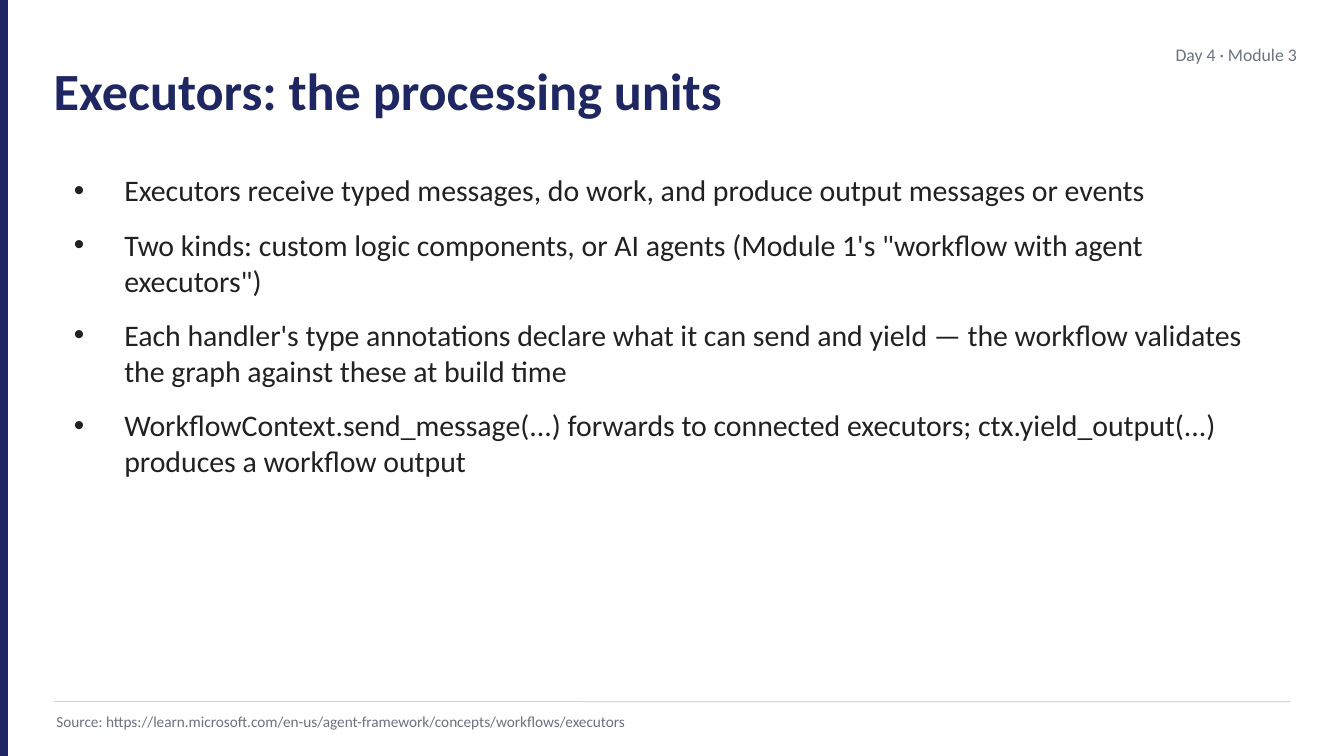
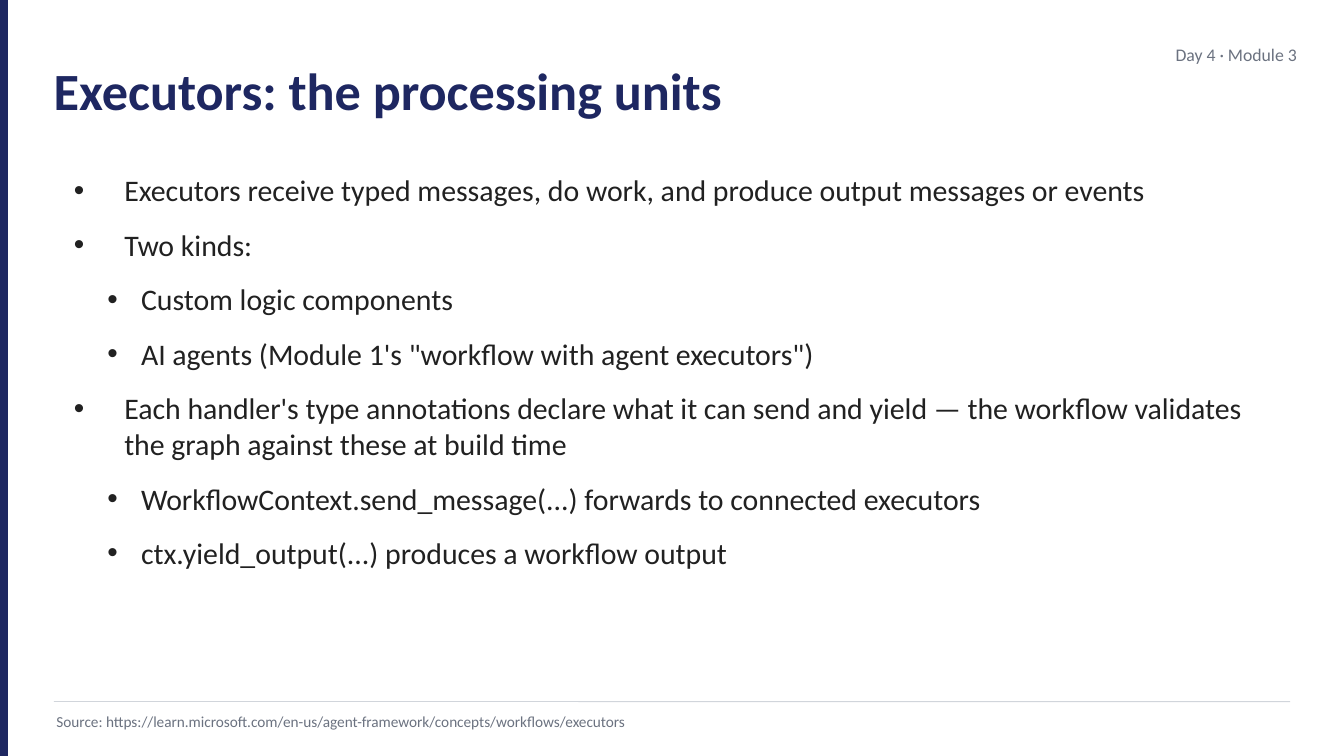
Before and after one commit to JimPiquant/Building-AI-Apps-and-Agents, a slide deck: slide 2 of decks/day4/module-3-workflow-fundamentals.pptx. Drawn at 1344x756 pixels with LibreOffice and Linux fonts; fonts in the diff are those of the drawing. Boxes give left, top, right and bottom in pixels: in the first picture for what was removed or moved away, otherwise in the second. Text is boxed around its words. In the diff, an @@ line names an element or a change of style, - is before the commit and + after.

```diff
--- a/decks/day4/module-3-workflow-fundamentals.pptx
+++ b/decks/day4/module-3-workflow-fundamentals.pptx
@@ text at (x1=124, y1=235, x2=813, y2=370): text changed @@
-• Two kinds: custom logic components, or AI agents (Module 1's "workflow with agent executors")
+• Two kinds:
+  • Custom logic components
+  • AI agents (Module 1's "workflow with agent executors")
@@ text at (x1=141, y1=488, x2=980, y2=569): text changed @@
-• WorkflowContext.send_message(...) forwards to connected executors; ctx.yield_output(...) produces a workflow output
+  • WorkflowContext.send_message(...) forwards to connected executors
+  • ctx.yield_output(...) produces a workflow output
```
Also in this commit, not shown: 4 other slides changed, 1 slide removed, 7 other files.
